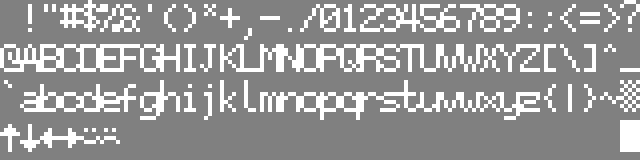
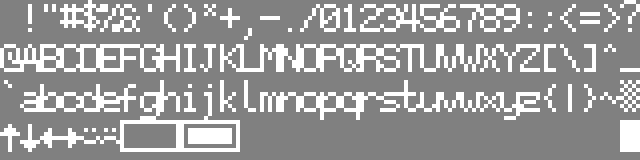
Layered file, before and after one edit (640×160). Changes by layer:
painted on "text_sprites.bmp" over bbox(120, 120, 240, 152)
